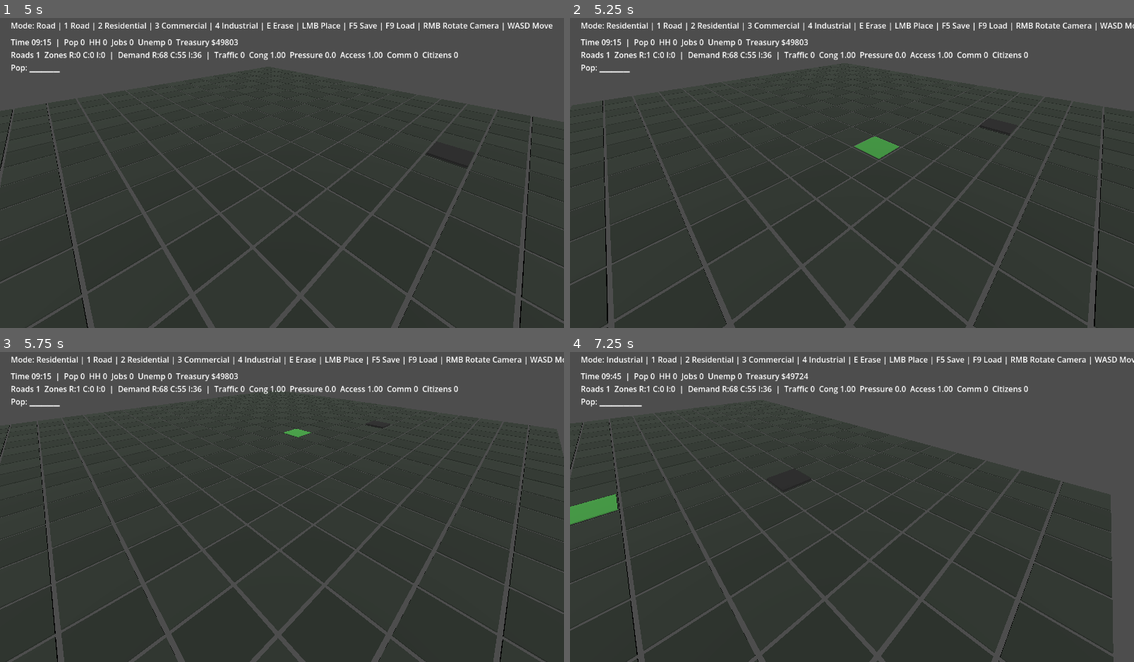
Above: before the commit, frames 1-4 (two rows, left to right).
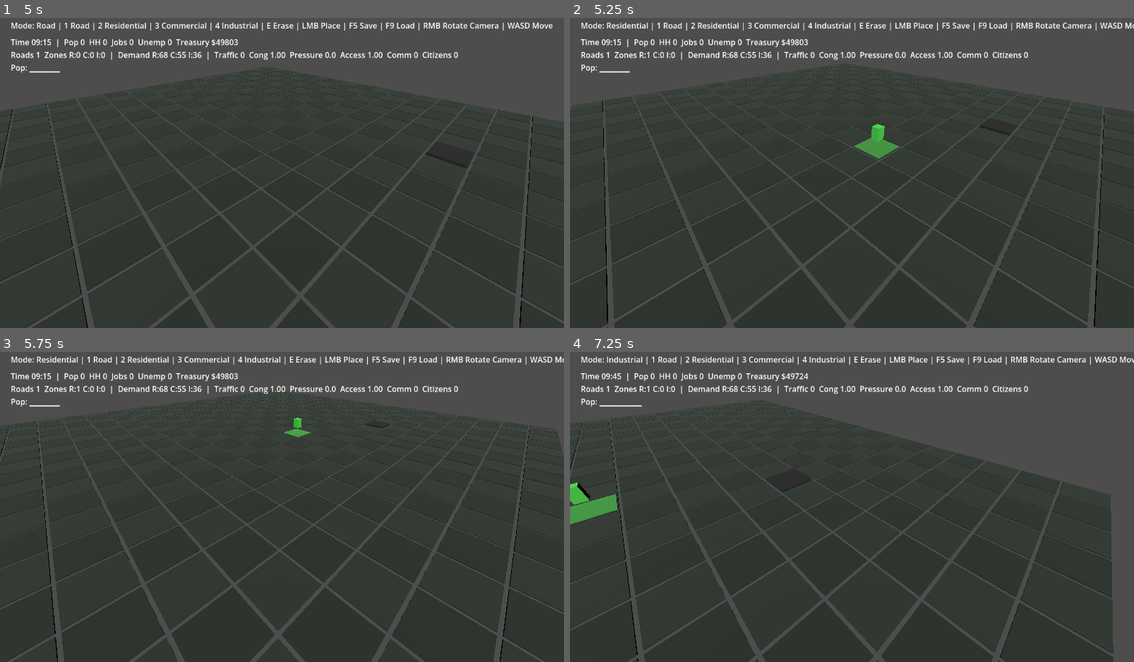
Above: after the commit, the same moments.

Repository: Jose04BN/CitySimGodot
Game: Godot game, scene res://scenes/Main.tscn
Two runs of this game, one before a commit and one after it. Both use one fixed random seed, a clock stepped at 60 frames per second and the inputs below.
Inputs (mouse positions are in pixels of both pictures, inside the frame that each line leads up to):
- Up to frame 1 (5 s): tap Enter at 0.5 s; move the mouse to (406, 154) at 0.52 s; hold D 0.53-1.28 s; tap 1 at 0.6, 4.35 s; click (406, 154) at 0.67 s; move the mouse to (169, 185) at 1.27 s; hold S 1.28-2.03 s; tap 2 at 1.35 s; move the mouse to (338, 98) at 2.02 s; hold D 2.03-2.78 s; tap 3 at 2.1 s; move the mouse to (253, 231) at 2.77 s; hold W 2.78-3.53 s; tap 4 at 2.85 s; click (253, 231) at 2.92 s; move the mouse to (451, 216) at 3.52 s; hold A from 3.53 s (still down); tap E at 3.6 s; move the mouse to (112, 123) at 4.27 s
- Up to frame 2 (5.25 s): move the mouse to (880, 169) at 5.02 s; release A at 5.03 s; hold S from 5.03 s (still down); tap 2 at 5.1 s; click (880, 169) at 5.17 s
- Up to frame 3 (5.75 s): keep holding S
- Up to frame 4 (7.25 s): move the mouse to (767, 423) at 5.77 s; release S at 5.78 s; hold D 5.78-6.53 s; tap 3 at 5.85 s; move the mouse to (976, 488) at 6.52 s; hold W from 6.53 s (still down); tap 4 at 6.6 s

Frame 1 is identical in both runs. In frame 2, less than 0.1% of the frame differs, in the area x 53-56%, y 34-40%; in frame 3, less than 0.1%; in frame 4, 0.2%, in the area x 0-4%, y 42-50%.

Commit message:
Add level-specific zone building visuals

Diff:
--- a/scripts/ZoneTile.gd
+++ b/scripts/ZoneTile.gd
@@ -3,7 +3,7 @@
 @onready var _mesh_instance: MeshInstance3D = $Mesh
 var _zone_type := 1
 var _level: int = 1
-var _building: MeshInstance3D = null
+var _building_root: Node3D = null
 
 func set_zone(zone_type: int) -> void:
 	_zone_type = zone_type
@@ -23,6 +23,7 @@
 	mat.flags_transparent = true
 	mat.roughness = 1.0
 	_mesh_instance.material_override = mat
+	_refresh_building_visuals()
 
 func get_zone_type() -> int:
 	return _zone_type
@@ -36,19 +37,75 @@
 	var base_scale: float = 1.0
 	var height_scale: float = 0.25 * float(_level)
 	_mesh_instance.scale = Vector3(base_scale, height_scale, base_scale)
-	# Spawn/adjust simple building visual
-	if _building == null:
-		_building = MeshInstance3D.new()
-		var bm := BoxMesh.new()
-		bm.size = Vector3(0.6, 1.0, 0.6)
-		_building.mesh = bm
-		add_child(_building)
-		_building.position = Vector3(0, 0.5, 0)
-	# Scale building with level
-	_building.scale = Vector3(1, float(_level) * 0.7, 1)
+	_refresh_building_visuals()
 
 func upgrade() -> void:
 	set_level(_level + 1)
 
 func downgrade() -> void:
 	set_level(max(1, _level - 1))
+
+func _refresh_building_visuals() -> void:
+	if _building_root == null:
+		_building_root = Node3D.new()
+		_building_root.name = "BuildingRoot"
+		add_child(_building_root)
+		_building_root.position = Vector3(0.0, 0.05, 0.0)
+
+	for child in _building_root.get_children():
+		(child as Node).queue_free()
+
+	var primary_color := _get_zone_color()
+	var accent_color := primary_color.lightened(0.15)
+	var roof_color := primary_color.darkened(0.2)
+	var segment_count := mini(_level, 5)
+	for i in range(segment_count):
+		var part := MeshInstance3D.new()
+		var part_mesh := BoxMesh.new()
+		var width := 0.48 - float(i) * 0.04
+		var depth := 0.48 - float(i) * 0.04
+		var height := 0.55 + float(_level) * 0.18 + float(i) * 0.12
+		part_mesh.size = Vector3(width, height, depth)
+		part.mesh = part_mesh
+		var part_material := StandardMaterial3D.new()
+		part_material.albedo_color = primary_color.lerp(accent_color, float(i) / max(1.0, float(segment_count - 1)))
+		part_material.roughness = 0.7
+		part.material_override = part_material
+		part.position = Vector3(0.0, 0.45 + float(i) * 0.36 + height * 0.5, 0.0)
+		_building_root.add_child(part)
+
+	if _level >= 3:
+		var roof := MeshInstance3D.new()
+		var roof_mesh: BoxMesh = BoxMesh.new()
+		roof_mesh.size = Vector3(0.78, 0.18 + float(_level) * 0.03, 0.78)
+		roof.mesh = roof_mesh
+		var roof_material := StandardMaterial3D.new()
+		roof_material.albedo_color = roof_color
+		roof_material.roughness = 0.9
+		roof.material_override = roof_material
+		roof.position = Vector3(0.0, 0.95 + float(_level) * 0.34, 0.0)
+		_building_root.add_child(roof)
+
+	if _zone_type == 3:
+		var smoke_stack := MeshInstance3D.new()
+		var stack_mesh := CylinderMesh.new()
+		stack_mesh.top_radius = 0.06
+		stack_mesh.bottom_radius = 0.08
+		stack_mesh.height = 0.3 + float(_level) * 0.05
+		smoke_stack.mesh = stack_mesh
+		var stack_material := StandardMaterial3D.new()
+		stack_material.albedo_color = Color(0.42, 0.42, 0.38)
+		smoke_stack.material_override = stack_material
+		smoke_stack.position = Vector3(0.22, 0.75 + float(_level) * 0.22, 0.15)
+		_building_root.add_child(smoke_stack)
+
+func _get_zone_color() -> Color:
+	match _zone_type:
+		1:
+			return Color(0.3, 0.85, 0.3)
+		2:
+			return Color(0.2, 0.6, 0.95)
+		3:
+			return Color(0.95, 0.7, 0.2)
+		_:
+			return Color(0.4, 0.8, 0.4)
